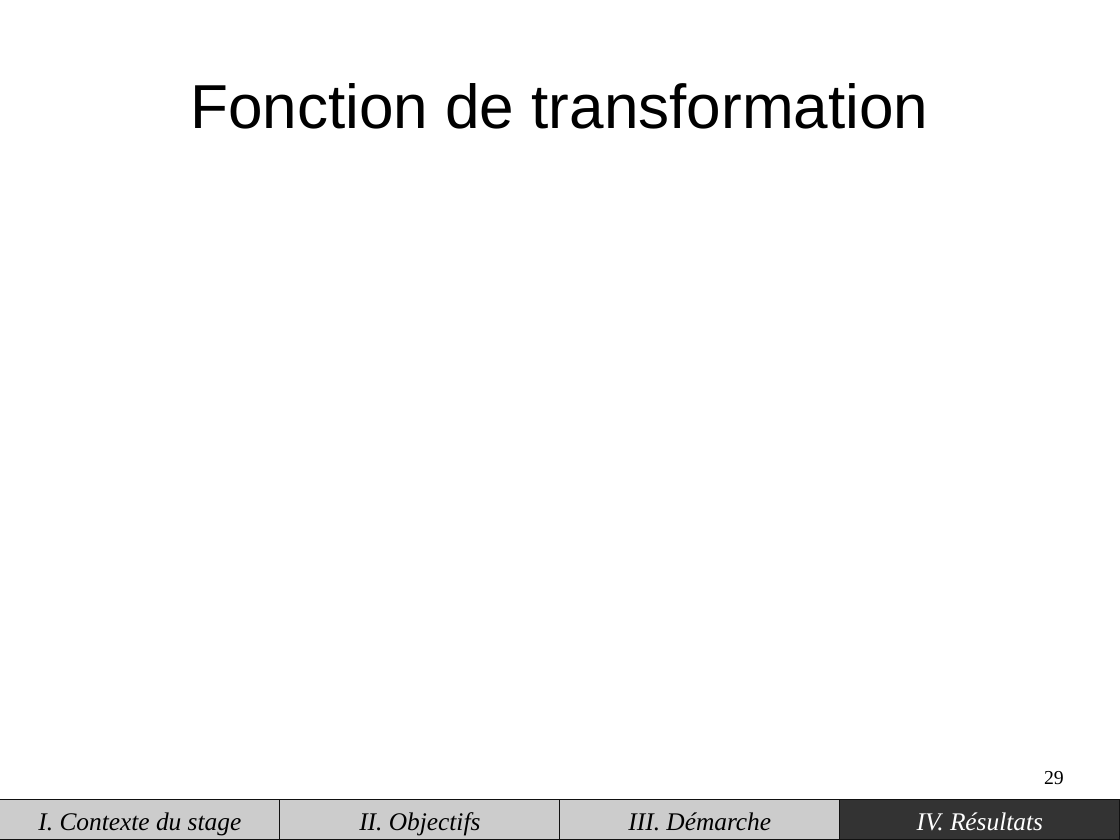
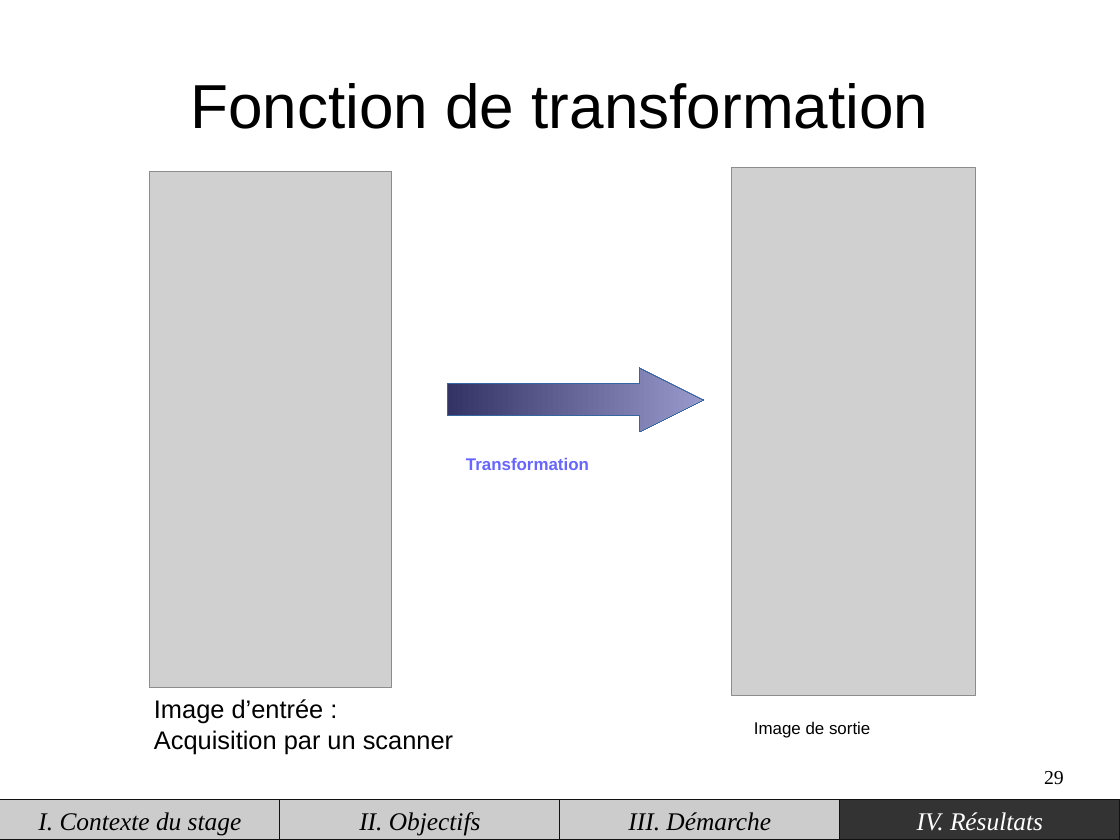
Before and after one commit to piatf/Report-2016-interniship-BioMedIA, a slide deck: slide 29 of presentation.odp. Drawn at 1120x840 pixels with LibreOffice and Linux fonts; fonts in the diff are those of the drawing; grey boxes stand for pictures. Boxes give left, top, right and bottom in pixels: in the first picture for what was removed or moved away, otherwise in the second. Text is boxed around its words. In the diff, an @@ line names an element or a change of style, - is before the commit and + after.

Commit message:
Final minor changes

```diff
--- a/presentation.odp
+++ b/presentation.odp
@@ picture added at (149,172,392,689) @@
@@ picture added at (732,168,976,696) @@
@@ right arrow added at (448,368,704,432), fill gradient #333366 to #9999CC, outline #3465A4 0 pt @@
@@ text added at (466,458,589,470), 12 pt, text #6666FF, bold @@
+Transformation
@@ text added at (154,699,453,754), 18 pt, text #000000 @@
+Image d’entrée :
+Acquisition par un scanner
@@ text added at (754,721,870,738), 12 pt, text #000000 @@
+Image de sortie
```
Also in this commit, not shown: 2 other slides changed, 1 slide removed.
